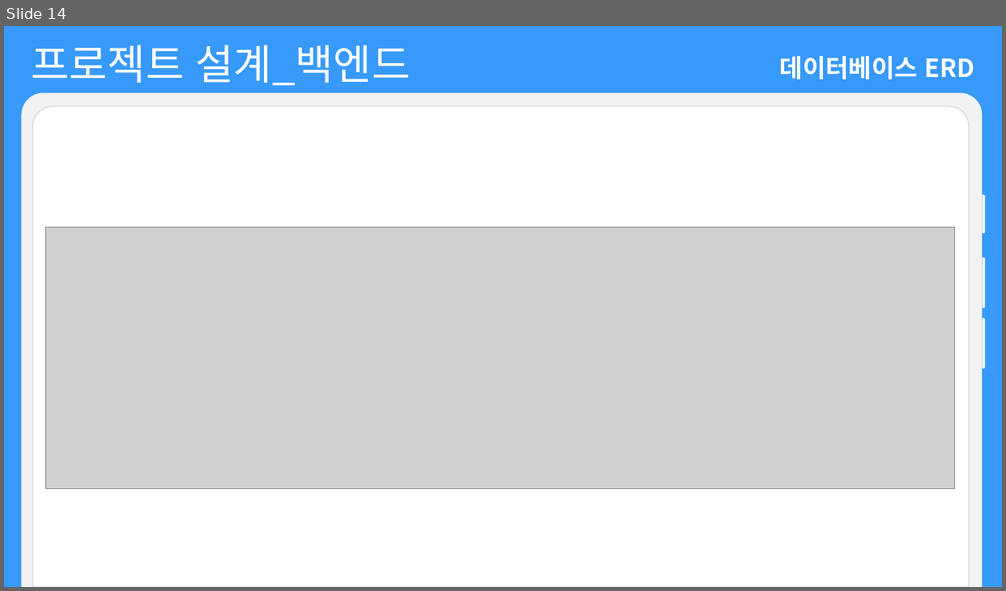
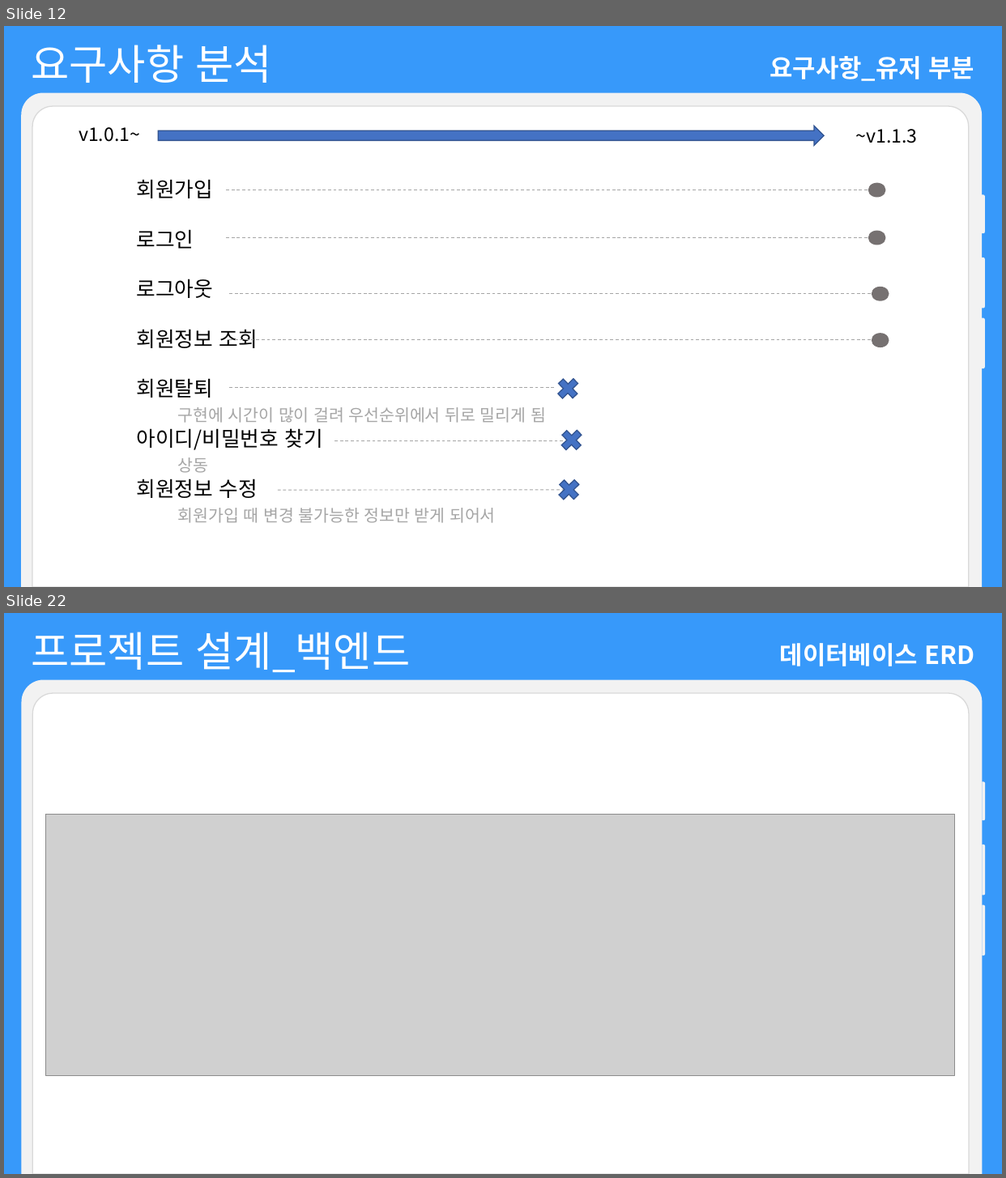
Before and after one commit to choign3123/SE_7, a slide deck: 발표/소프트웨어공학 발표_gn.pptx. Shown one above the other, each under a label of ours: slide 14 before the commit, slides 12 and 22 after it; the slides between them are not shown. The pictures are 1006x591 and 1006x1178 pixels, drawn with LibreOffice and Linux fonts; fonts in the diff are those of the drawing; grey boxes stand for pictures. Boxes give left, top, right and bottom in pixels: in the first picture for what was removed or moved away, otherwise in the second. Text is boxed around its words. In the diff, an @@ line names an element or a change of style, - is before the commit and + after.

```diff
--- a/발표/소프트웨어공학 발표_gn.pptx
+++ b/발표/소프트웨어공학 발표_gn.pptx
@@ slide 12 added at [4,26,1002,587], background #3799FA @@
@@ text added at [32,45,272,83], 40 pt, text #FFFFFF @@
+요구사항 분석
@@ text added at [770,56,975,81], 24 pt, text #FFFFFF, bold @@
+요구사항_유저 부분
@@ group added at [21,92,986,587]: 5 round same rects @@
@@ text added at [79,127,140,142], 18 pt, text #000000 @@
+v1.0.1~
@@ right arrow added at [158,126,825,145], fill #4472C4, outline #325491 1 pt @@
@@ text added at [856,129,918,143], 18 pt, text #000000 @@
+~v1.1.3
@@ text added at [137,179,546,523], 16 pt, text #A6A6A6 @@
+회원가입
+로그인
+로그아웃
+회원정보 조회
+회원탈퇴
+구현에 시간이 많이 걸려 우선순위에서 뒤로 밀리게 됨
+아이디/비밀번호 찾기
+상동
+회원정보 수정
+회원가입 때 변경 불가능한 정보만 받게 되어서
@@ line added from (226, 190) to (879, 190), #A5A5A5 0.75 pt dashed @@
@@ ellipse added at [868,183,887,198], fill #767171 @@
@@ line added from (226, 238) to (879, 238), #A5A5A5 0.75 pt dashed @@
@@ ellipse added at [868,230,887,245], fill #767171 @@
@@ ellipse added at [872,287,889,301], fill #767171 @@
@@ line added from (229, 294) to (883, 294), #A5A5A5 0.75 pt dashed @@
@@ line added from (229, 340) to (883, 340), #A5A5A5 0.75 pt dashed @@
@@ ellipse added at [872,333,889,347], fill #767171 @@
@@ line added from (229, 387) to (554, 387), #A5A5A5 0.75 pt dashed @@
@@ plus sign added at [548,369,588,409], fill #4472C4, outline #325491 1 pt @@
@@ plus sign added at [552,420,592,460], fill #4472C4, outline #325491 1 pt @@
@@ line added from (335, 441) to (573, 441), #A5A5A5 0.75 pt dashed @@
@@ plus sign added at [548,470,589,510], fill #4472C4, outline #325491 1 pt @@
@@ line added from (278, 490) to (569, 490), #A5A5A5 0.75 pt dashed @@
@@ what was slide 14 is now slide 22 @@
```
Also in this commit, not shown: 38 slides changed, 19 other slides added, 5 slides removed.
